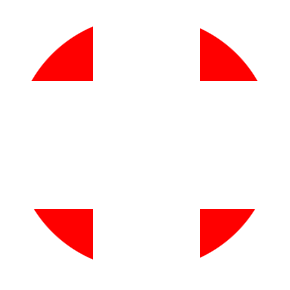
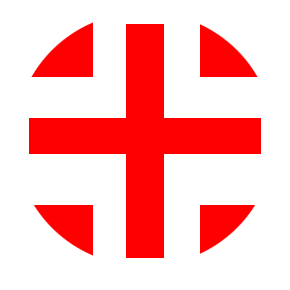
Before/after of a (290, 290) layered artwork. What changed in the layer stack:
painted on "Bloqué_cursor.png" over (29, 22, 261, 260)
